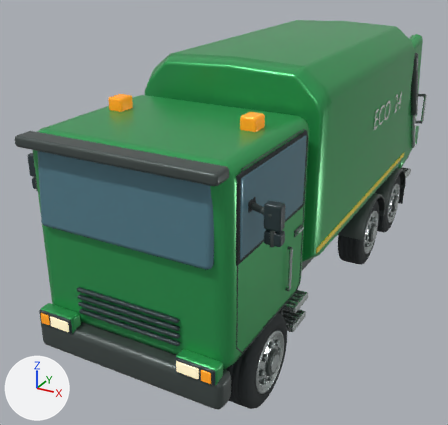
An edit to the glTF model vehicles/refuse_truck.glb, drawn before and after from the same camera.
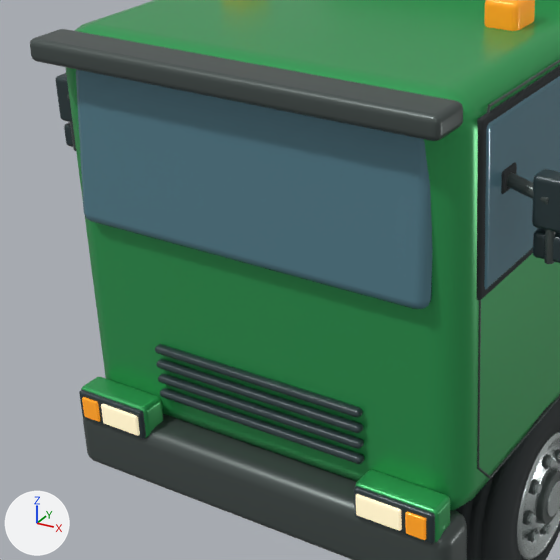
Each version is shown whole from a 50 mm camera at (3.49, -8.19, 4.87) aimed at (-0.59, -0.77, 1.16), then close up on the part from 0% to 62% of the width and 27% to 93% of the height. Arrows for +X, +Y and +Z are at lower left; the lights stay in place. The last two pictures show the newer version. Where no turn or scale is listed for an object, it has been applied to the vertices.

Names of what the first close-up shows: 'Alloy wheel dish.003', 'Cab shell', 'Door window gasket.001', 'Door window.001', 'Front bumper', 'Front lamp carrier.001', 'Panoramic windshield', 'Performance tire.003', 'Radiator louvre', 'Radiator louvre.002', 'Radiator louvre.003', 'Sun visor' and 32 more.
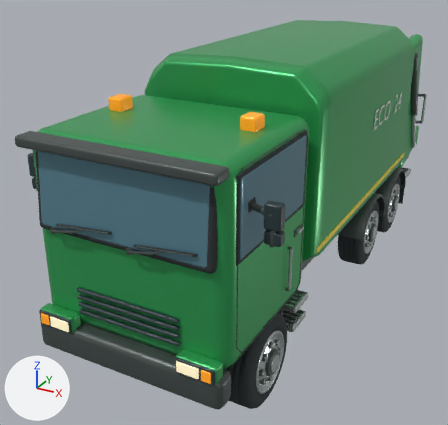
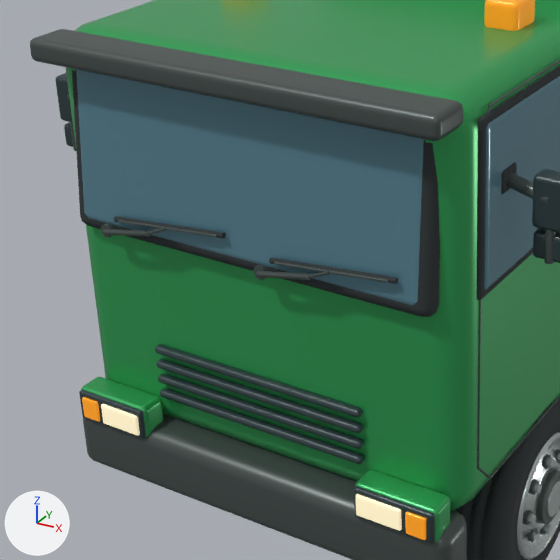
Patch to the scene script:
```diff
--- a/vehicles/refuse_truck.glb.py
+++ b/vehicles/refuse_truck.glb.py
@@ ob_windshield_wiper_spindle_001 @@
+ob_windshield_wiper_spindle_001 = bpy.data.objects.new('Windshield wiper spindle.001', me_cylinder_005_1)  # 120 vertices, 236 faces; spans x -0.036..0.036, y -0.0275..0.0275, z -0.036..0.036; in mat_graphite_trim (dark grey #4d5755)
+ob_windshield_wiper_spindle_001.location = (0.14, -3.961, 2.141)
@@ ob_windshield_wiper_spindle @@
+ob_windshield_wiper_spindle = bpy.data.objects.new('Windshield wiper spindle', me_cylinder_1)  # 120 vertices, 236 faces; spans x -0.036..0.036, y -0.0275..0.0275, z -0.036..0.036; in mat_graphite_trim (dark grey #4d5755)
+ob_windshield_wiper_spindle.location = (-0.82, -3.961, 2.141)
@@ ob_windshield_wiper_blade_001 @@
+ob_windshield_wiper_blade_001 = bpy.data.objects.new('Windshield wiper blade.001', me_cylinder_008_1)  # 96 vertices, 188 faces; spans x -0.344..0.344, y -0.016..0.016, z -0.046..0.046; in mat_tire_rubber (dark grey #2c3234)
+ob_windshield_wiper_blade_001.location = (0.555, -3.984, 2.257)
@@ ob_windshield_wiper_blade @@
+ob_windshield_wiper_blade = bpy.data.objects.new('Windshield wiper blade', me_cylinder_003_1)  # 96 vertices, 188 faces; spans x -0.344..0.344, y -0.016..0.016, z -0.046..0.046; in mat_tire_rubber (dark grey #2c3234)
+ob_windshield_wiper_blade.location = (-0.405, -3.984, 2.257)
@@ ob_windshield_wiper_arm_001 @@
+ob_windshield_wiper_arm_001 = bpy.data.objects.new('Windshield wiper arm.001', me_cylinder_006_1)  # 96 vertices, 188 faces; spans x -0.153..0.153, y -0.02..0.02, z -0.046..0.046; in mat_graphite_trim (dark grey #4d5755)
+ob_windshield_wiper_arm_001.location = (0.29, -4.0, 2.173)
@@ ob_windshield_wiper_arm_tip_001 @@
+ob_windshield_wiper_arm_tip_001 = bpy.data.objects.new('Windshield wiper arm tip.001', me_cylinder_007_1)  # 96 vertices, 188 faces; spans x -0.0609..0.0609, y -0.0095..0.0095, z -0.0339..0.0339; in mat_graphite_trim (dark grey #4d5755)
+ob_windshield_wiper_arm_tip_001.location = (0.498, -4.005, 2.231)
@@ ob_windshield_wiper_arm_tip @@
+ob_windshield_wiper_arm_tip = bpy.data.objects.new('Windshield wiper arm tip', me_cylinder_002_1)  # 96 vertices, 188 faces; spans x -0.0609..0.0609, y -0.0095..0.0095, z -0.0339..0.0339; in mat_graphite_trim (dark grey #4d5755)
+ob_windshield_wiper_arm_tip.location = (-0.462, -4.005, 2.231)
@@ ob_windshield_wiper_arm @@
+ob_windshield_wiper_arm = bpy.data.objects.new('Windshield wiper arm', me_cylinder_001_1)  # 96 vertices, 188 faces; spans x -0.153..0.153, y -0.02..0.02, z -0.046..0.046; in mat_graphite_trim (dark grey #4d5755)
+ob_windshield_wiper_arm.location = (-0.67, -4.0, 2.173)
@@ ob_windshield_gasket @@
+ob_windshield_gasket = bpy.data.objects.new('Windshield gasket', me_cube_002_1)  # 96 vertices, 188 faces; spans x -1.06..1.06, y -0.1..0.1, z -0.47..0.47; in mat_tire_rubber (dark grey #2c3234)
+ob_windshield_gasket.location = (0.0, -3.862, 2.57)
@@ ob_windshield_blade_spine_001 @@
+ob_windshield_blade_spine_001 = bpy.data.objects.new('Windshield blade spine.001', me_cylinder_009_1)  # 96 vertices, 188 faces; spans x -0.308..0.308, y -0.009..0.009, z -0.036..0.036; in mat_graphite_trim (dark grey #4d5755)
+ob_windshield_blade_spine_001.location = (0.555, -3.999, 2.257)
@@ ob_windshield_blade_spine @@
+ob_windshield_blade_spine = bpy.data.objects.new('Windshield blade spine', me_cylinder_004_1)  # 96 vertices, 188 faces; spans x -0.308..0.308, y -0.009..0.009, z -0.036..0.036; in mat_graphite_trim (dark grey #4d5755)
+ob_windshield_blade_spine.location = (-0.405, -3.999, 2.257)
```

Pixel boxes [x1, y1, x2, y2] of what changed, in the close-ups (560 x 560 px):
'Windshield gasket', added: after [72, 69, 440, 317]
'Windshield wiper blade.001', added: after [269, 258, 398, 284]
'Windshield wiper blade', added: after [114, 216, 226, 238]
'Windshield blade spine.001', added: after [274, 261, 388, 283]
'Windshield wiper arm.001', added: after [256, 271, 311, 280]
'Windshield blade spine', added: after [118, 220, 216, 237]
'Windshield wiper arm', added: after [103, 229, 150, 236]
'Windshield wiper spindle.001', added: after [253, 264, 269, 280]
'Windshield wiper spindle', added: after [101, 223, 115, 238]
'Windshield wiper arm tip.001', added: after [308, 270, 331, 279]
'Windshield wiper arm tip', added: after [147, 227, 166, 235]
